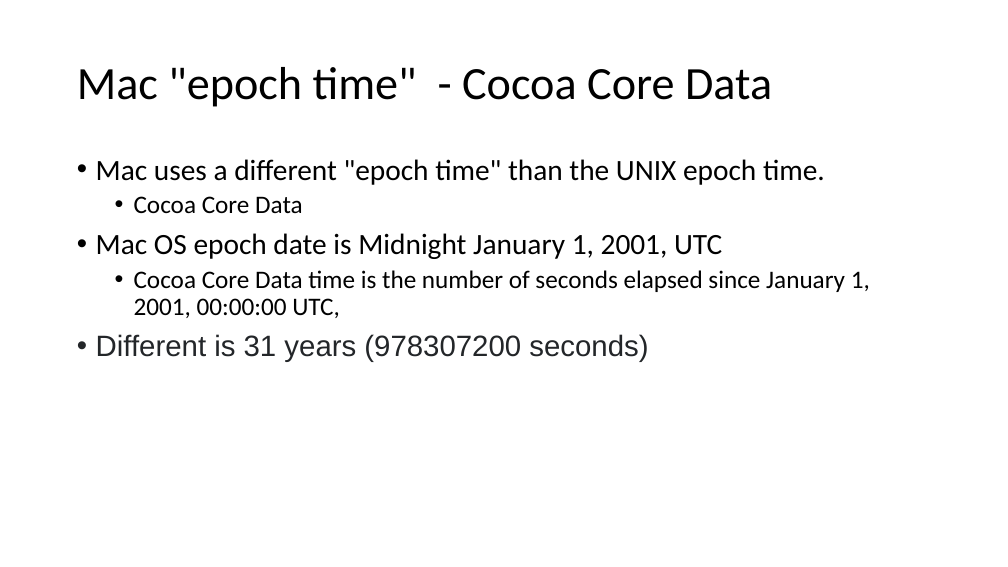
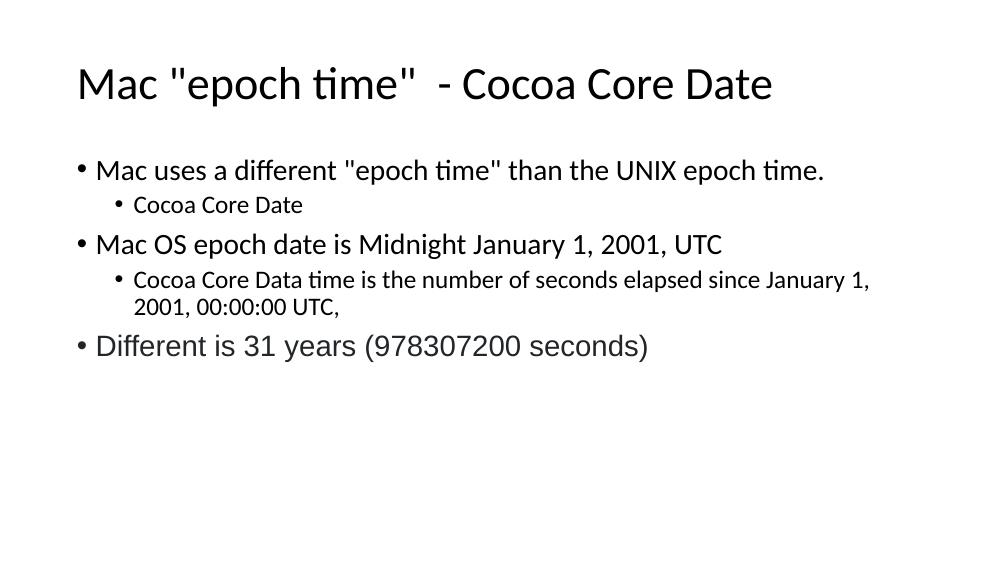
Before and after one commit to frankwxu/digital-forensics-lab, a slide deck: slide 30 of Basic_Computer_Skills_for_Forensics/0_Number_Systems.pptx. Drawn at 1008x567 pixels with LibreOffice and Linux fonts; fonts in the diff are those of the drawing; background and template pictures are left out. Boxes give left, top, right and bottom in pixels: in the first picture for what was removed or moved away, otherwise in the second. Text is boxed around its words. In the diff, an @@ line names an element or a change of style, - is before the commit and + after.

```diff
--- a/Basic_Computer_Skills_for_Forensics/0_Number_Systems.pptx
+++ b/Basic_Computer_Skills_for_Forensics/0_Number_Systems.pptx
@@ title at (77, 67, 773, 107): text changed @@
-Mac "epoch time" - Cocoa Core Data
+Mac "epoch time" - Cocoa Core Date
@@ text at (134, 196, 303, 214): text changed @@
-  • Cocoa Core Data
+  • Cocoa Core Date
```
Also in this commit, not shown: 3 other slides changed, 3 slides added, 7 other files.
